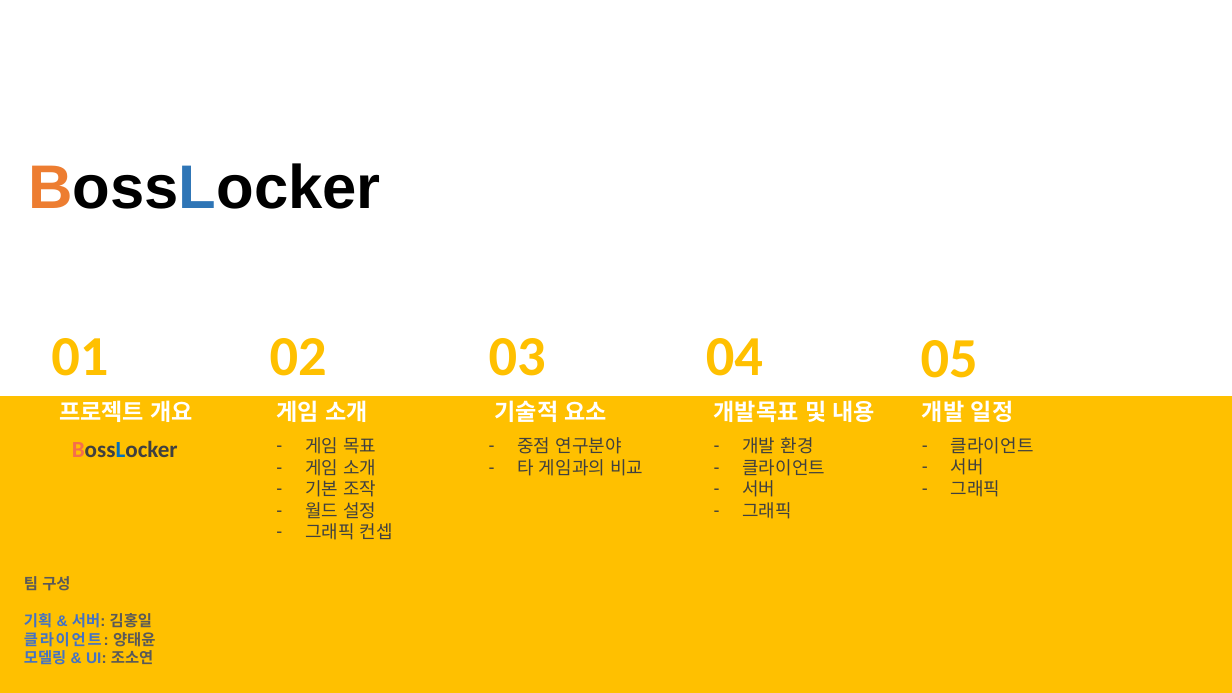
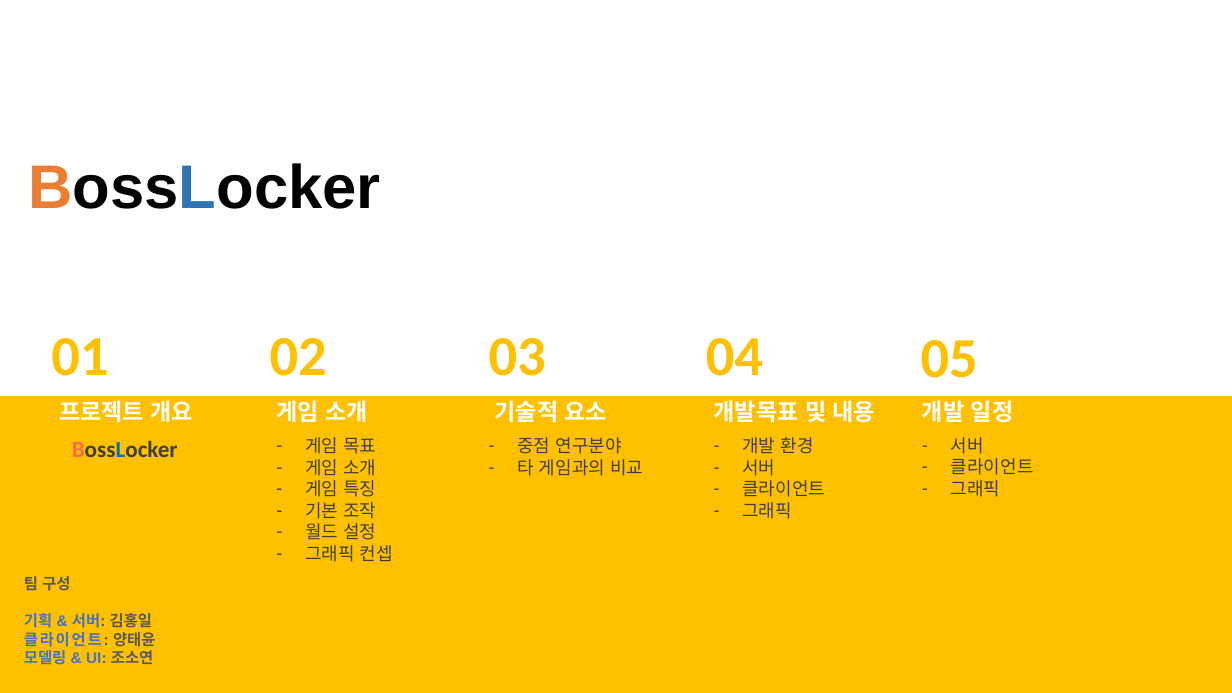
Before and after one commit to goddun/Report, a slide deck: slide 2 of 제안서.pptx. Drawn at 1232x693 pixels with LibreOffice and Linux fonts; fonts in the diff are those of the drawing. Boxes give left, top, right and bottom in pixels: in the first picture for what was removed or moved away, otherwise in the second. Text is boxed around its words. In the diff, an @@ line names an element or a change of style, - is before the commit and + after.

```diff
--- a/제안서.pptx
+++ b/제안서.pptx
@@ text at (951,437,984,454): paragraph added @@
+– 서버
@@ text at (742,459,775,476): paragraph added @@
+– 서버
@@ text at (951,458,984,475): paragraph removed @@
-– 서버
@@ text at (305,480,376,497): paragraph added @@
+– 게임 특징
@@ text at (742,480,775,497): paragraph removed @@
-– 서버
```
Also in this commit, not shown: 14 other slides changed, 1 slide added.
